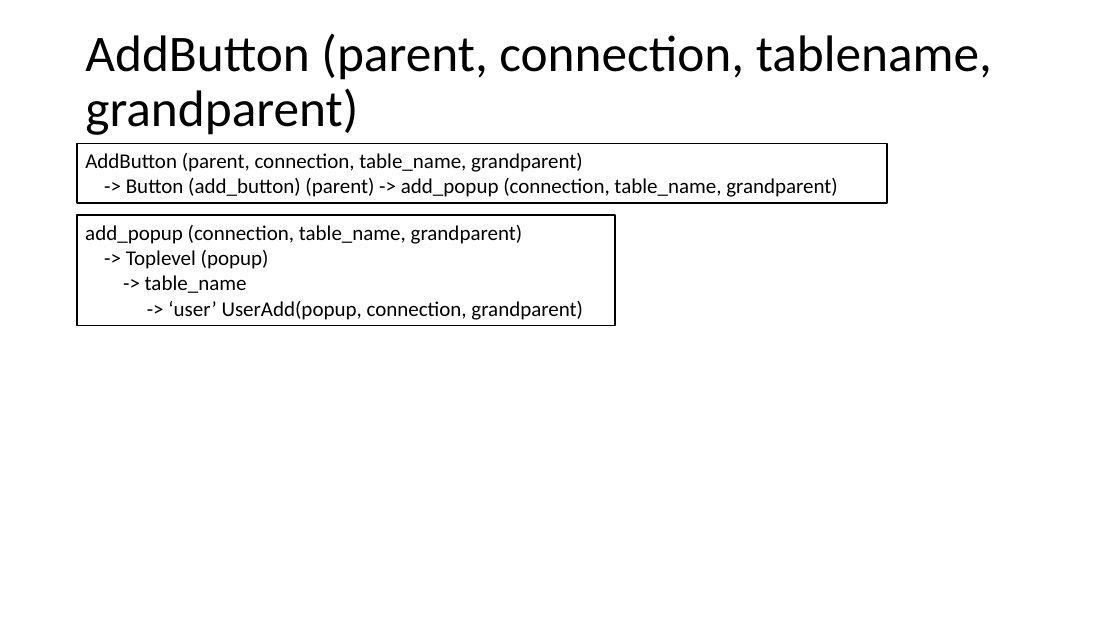
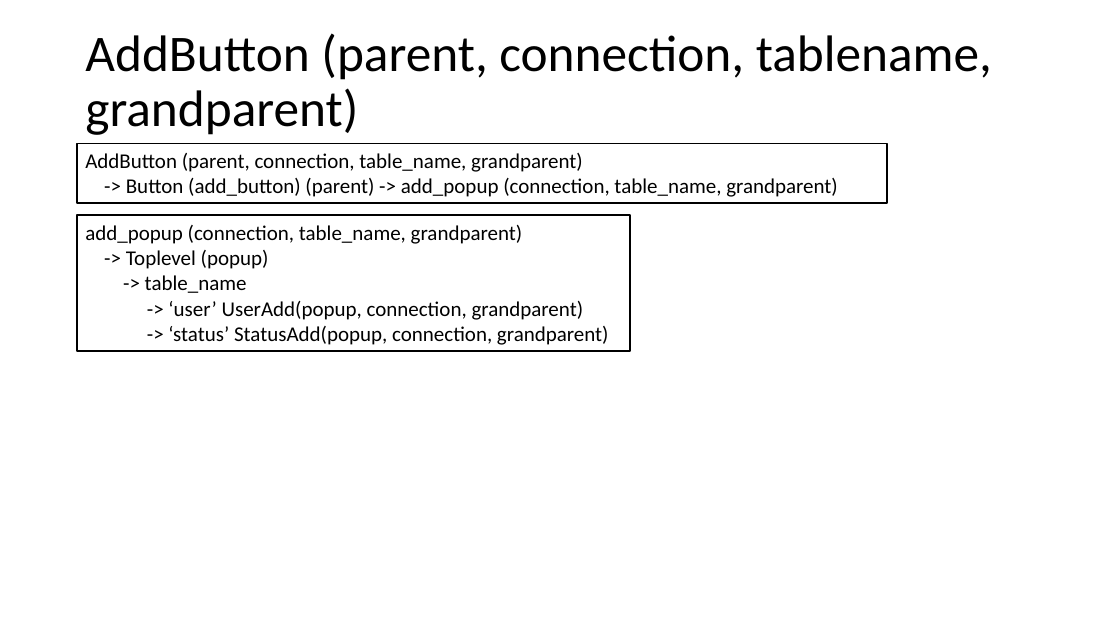
Before and after one commit to jcorain/CollaSci, a slide deck: slide 4 of GUI_schema.pptx (slide 5 before the commit). Drawn at 1120x630 pixels with LibreOffice and Linux fonts; fonts in the diff are those of the drawing. Boxes give left, top, right and bottom in pixels: in the first picture for what was removed or moved away, otherwise in the second. Text is boxed around its words. In the diff, an @@ line names an element or a change of style, - is before the commit and + after.

```diff
--- a/GUI_schema.pptx
+++ b/GUI_schema.pptx
@@ rectangle "add_popup (connection, table_name, grandparent)": place and size @@
-rectangle "add_popup (connection, table_name, grandparent)" at (77, 215, 616, 325)
+rectangle "add_popup (connection, table_name, grandparent)" at (77, 215, 630, 351)
@@ text in rectangle at (168, 326, 609, 345): paragraph added @@
+-> ‘status’ StatusAdd(popup, connection, grandparent)
```
Also in this commit, not shown: 3 other slides changed, 4 slides added, 3 other files.
